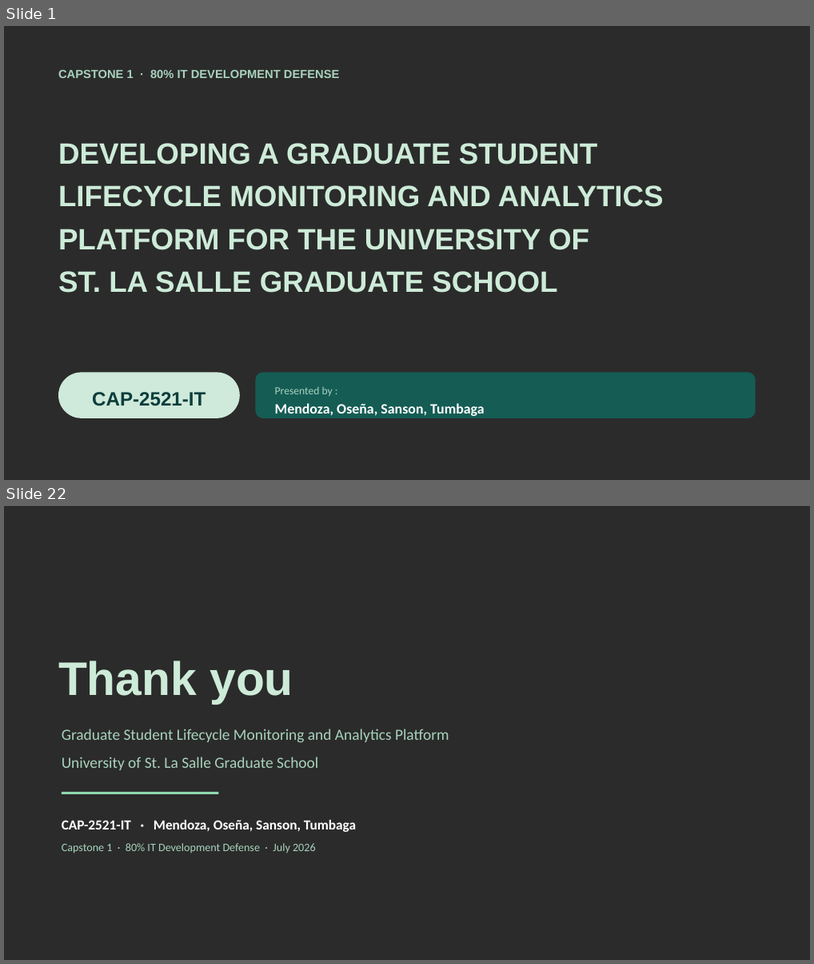
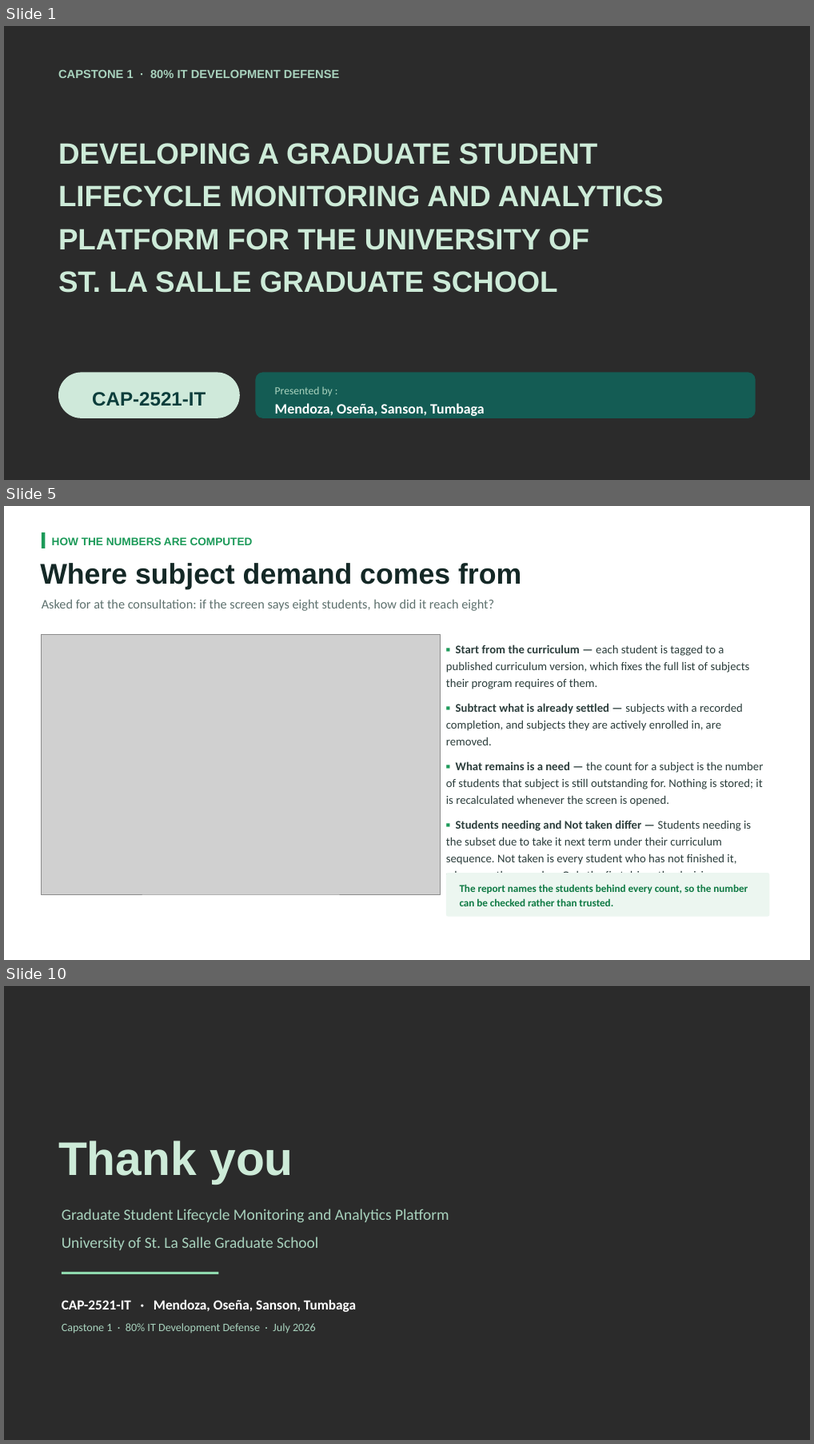
Before and after one commit to miguisanson/CAPSTONE-USLS-MVP, a slide deck: Documents/CAPSTONE_ONLY/CAP-IT1 Defense Deck.pptx. Shown one above the other, each under a label of ours: slides 1 and 22 before the commit, slides 1, 5 and 10 after it; the slides between them are not shown. The pictures are 814x964 and 814x1444 pixels, drawn with LibreOffice and Linux fonts; fonts in the diff are those of the drawing; grey boxes stand for pictures; background and template pictures are left out; a plain dark background stands for a picture behind light text. Boxes give left, top, right and bottom in pixels: in the first picture for what was removed or moved away, otherwise in the second. Text is boxed around its words. In the diff, an @@ line names an element or a change of style, - is before the commit and + after.

```diff
--- a/Documents/CAPSTONE_ONLY/CAP-IT1 Defense Deck.pptx
+++ b/Documents/CAPSTONE_ONLY/CAP-IT1 Defense Deck.pptx
@@ slide 5 added at [4,506,810,960], background picture (left out) @@
@@ rectangle added at [42,532,45,548], fill #1C9A59 @@
@@ text added at [52,537,253,545], 13 pt, text #1C9A59, bold @@
+HOW THE NUMBERS ARE COMPUTED
@@ text added at [40,563,522,589], 34 pt, text #142826, bold @@
+Where subject demand comes from
@@ text added at [42,599,494,611], 15.5 pt, text #5E716E @@
+Asked for at the consultation: if the screen says eight students, how did it reach eight?
@@ picture added at [42,634,441,894] @@
@@ text added at [446,644,763,872], 14 pt, text #2C3E3C @@
+▪ Start from the curriculum — each student is tagged to a published curriculum version, which fixes the full list of subjects their program requires of them.
+▪ Subtract what is already settled — subjects with a recorded completion, and subjects they are actively enrolled in, are removed.
+▪ What remains is a need — the count for a subject is the number of students that subject is still outstanding for. Nothing is stored; it is recalculated whenever the screen is opened.
+▪ Students needing and Not taken differ — Students needing is the subset due to take it next term under their curriculum sequence. Not taken is every student who has not finished it, whenever they are due. Only the first drives the decision.
@@ rounded rectangle added at [446,872,770,916], fill #ECF6F0 @@
@@ text added at [460,884,748,906], 12.5 pt, text #0F7A44, bold @@
+The report names the students behind every count, so the number can be checked rather than trusted.
@@ what was slide 22 is now slide 10 @@
```
Also in this commit, not shown: 6 slides changed, 1 other slide added, 14 slides removed, 7 other files.
